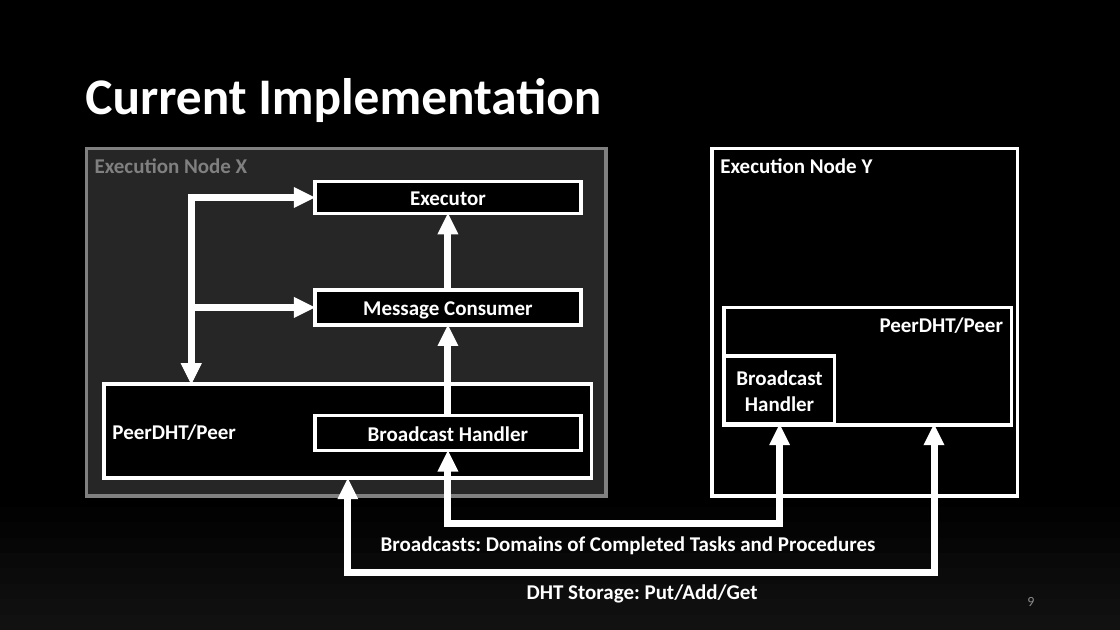
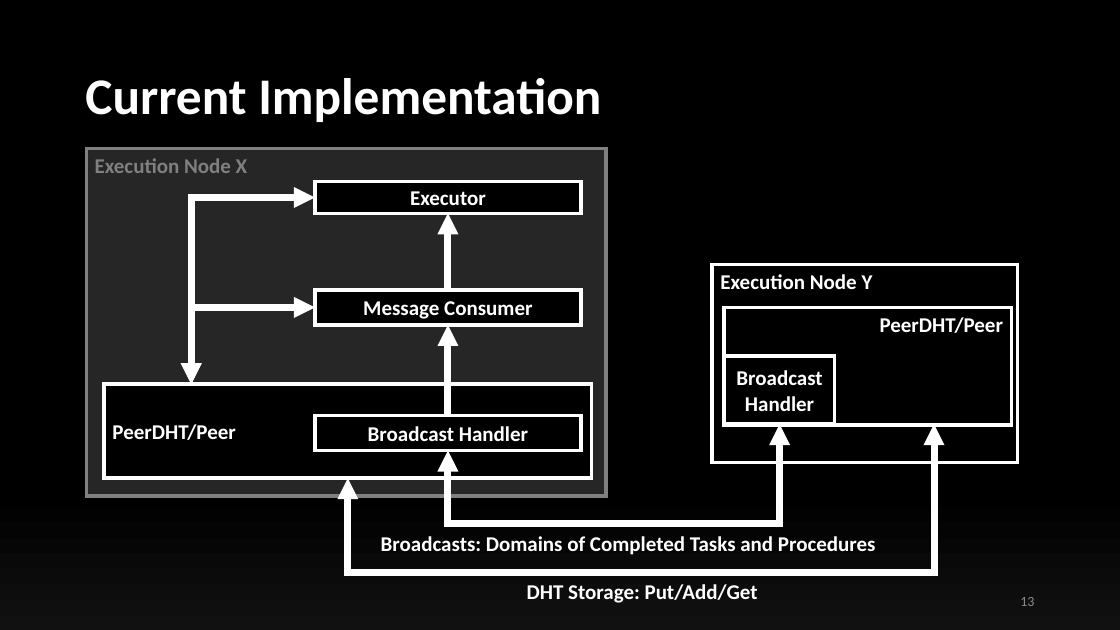
Before and after one commit to ollyblink/mt2, a slide deck: slide 13 of TomP2PTrials/files/presentations/InterimPresentation.pptx (slide 9 before the commit). Drawn at 1120x630 pixels with LibreOffice and Linux fonts; fonts in the diff are those of the drawing. Boxes give left, top, right and bottom in pixels: in the first picture for what was removed or moved away, otherwise in the second. Text is boxed around its words. In the diff, an @@ line names an element or a change of style, - is before the commit and + after.

```diff
--- a/TomP2PTrials/files/presentations/InterimPresentation.pptx
+++ b/TomP2PTrials/files/presentations/InterimPresentation.pptx
@@ rectangle "Execution Node Y" resized from (x1=712, y1=149, x2=1018, y2=497) to (x1=712, y1=265, x2=1018, y2=463) @@
@@ page number at (x1=1020, y1=597, x2=1034, y2=606): text changed @@
-9
+13
```
Also in this commit, not shown: 3 other slides changed, 4 slides added, 8 other files.
